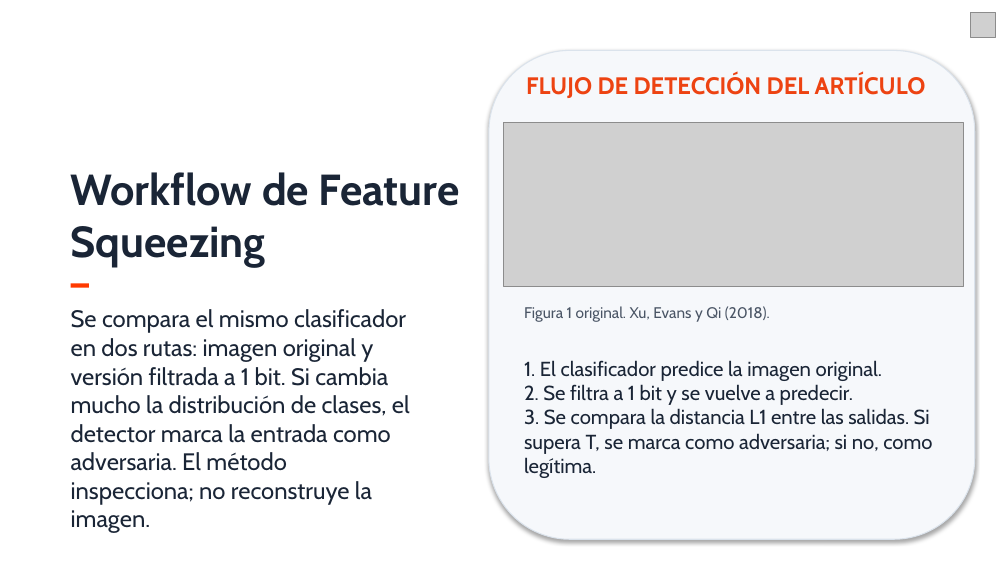
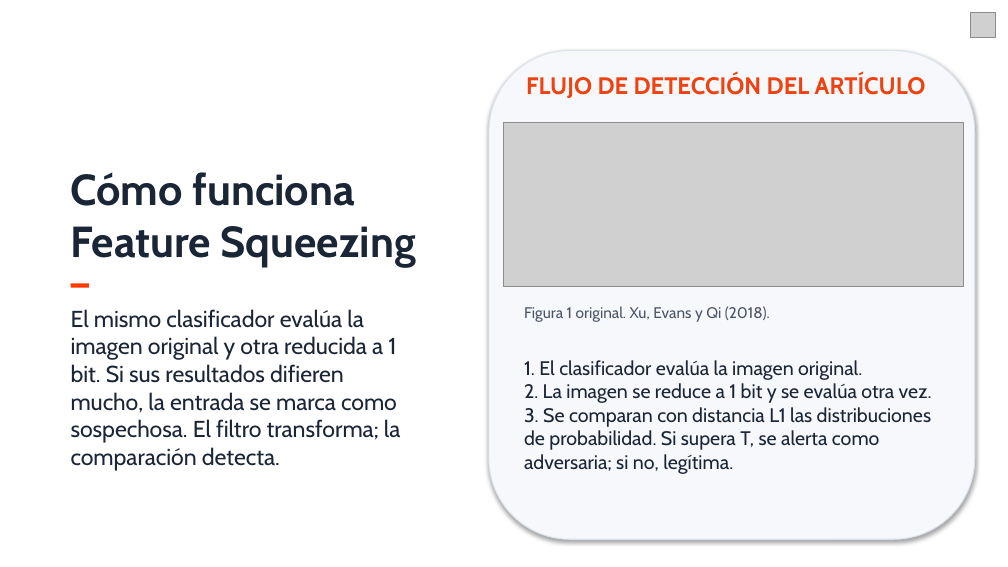
Before and after one commit to liosalazar/Feature-Squeezing_recreado, a slide deck: slide 1 of presentation/FeatureSqueezing_Semana13_Pitch.pptx. Drawn at 1008x567 pixels with LibreOffice and Linux fonts; fonts in the diff are those of the drawing; grey boxes stand for pictures; background and template pictures are left out. Boxes give left, top, right and bottom in pixels: in the first picture for what was removed or moved away, otherwise in the second. Text is boxed around its words. In the diff, an @@ line names an element or a change of style, - is before the commit and + after.

Commit message:
Polish Feature Squeezing presentation and update project link

```diff
--- a/presentation/FeatureSqueezing_Semana13_Pitch.pptx
+++ b/presentation/FeatureSqueezing_Semana13_Pitch.pptx
@@ title at box(71, 172, 416, 268): text changed @@
-Workflow de Feature Squeezing
+Cómo funciona
+Feature Squeezing
@@ subtitle at box(71, 309, 401, 471): text changed; size 17 to 16.5 pt @@
-Se compara el mismo clasificador en dos rutas: imagen original y versión filtrada a 1 bit. Si cambia mucho la distribución de clases, el detector marca la entrada como adversaria. El método inspecciona; no reconstruye la imagen.
+El mismo clasificador evalúa la imagen original y otra reducida a 1 bit. Si sus resultados difieren mucho, la entrada se marca como sospechosa. El filtro transforma; la comparación detecta.
@@ text at box(524, 360, 932, 474): text changed; size 14.5 to 14 pt @@
-1. El clasificador predice la imagen original.
-2. Se filtra a 1 bit y se vuelve a predecir.
-3. Se compara la distancia L1 entre las salidas. Si supera T, se marca como adversaria; si no, como legítima.
+1. El clasificador evalúa la imagen original.
+2. La imagen se reduce a 1 bit y se evalúa otra vez.
+3. Se comparan con distancia L1 las distribuciones de probabilidad. Si supera T, se alerta como adversaria; si no, legítima.
```
Also in this commit, not shown: 1 other slide changed.
